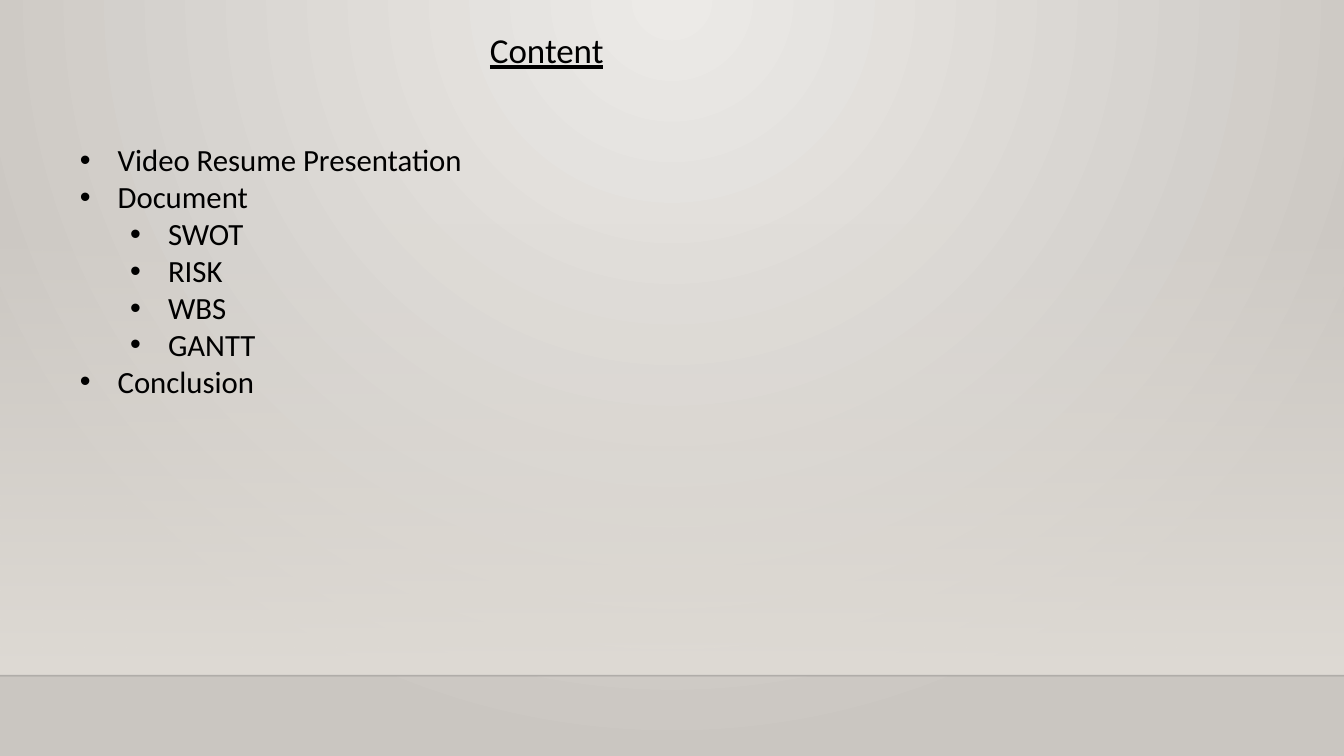
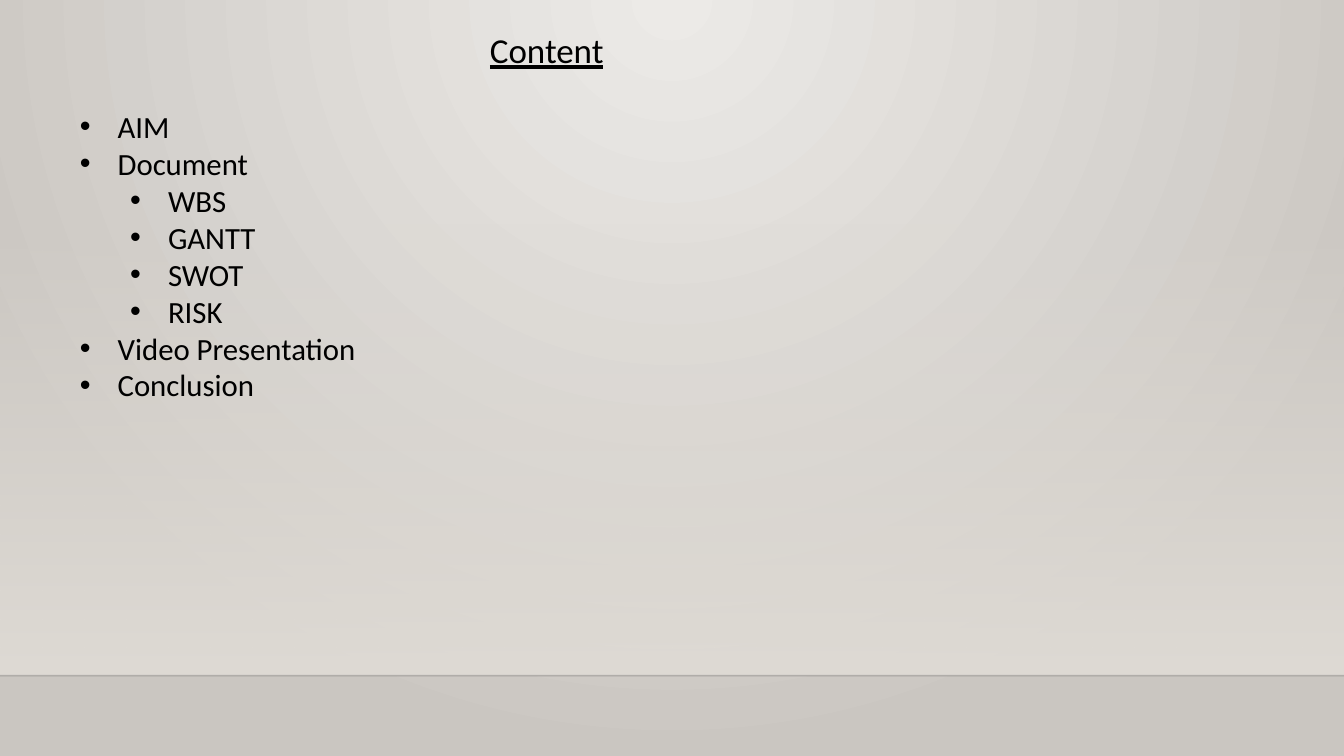
Before and after one commit to sauravanand2612/sauravanand2612.github.io, a slide deck: slide 2 of dcrVC.pptx. Drawn at 1344x756 pixels with LibreOffice and Linux fonts; fonts in the diff are those of the drawing; background and template pictures are left out. Boxes give left, top, right and bottom in pixels: in the first picture for what was removed or moved away, otherwise in the second. Text is boxed around its words. In the diff, an @@ line names an element or a change of style, - is before the commit and + after.

```diff
--- a/dcrVC.pptx
+++ b/dcrVC.pptx
@@ text at box(118, 118, 170, 138): text changed @@
-• Video Resume Presentation
+• AIM
@@ text at box(168, 192, 255, 250): paragraphs added @@
+  • WBS
+  • GANTT
@@ text at box(118, 338, 355, 361): text changed @@
-  • WBS
-  • GANTT
+• Video Presentation
```
Also in this commit, not shown: 5 other slides changed, 5 slides added.
